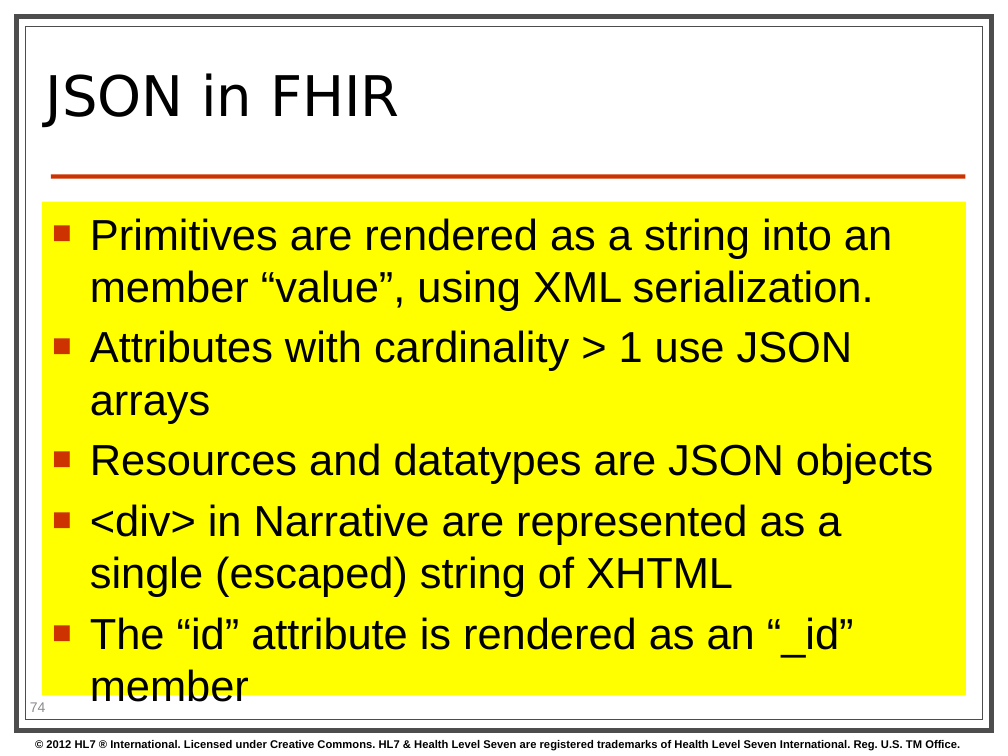
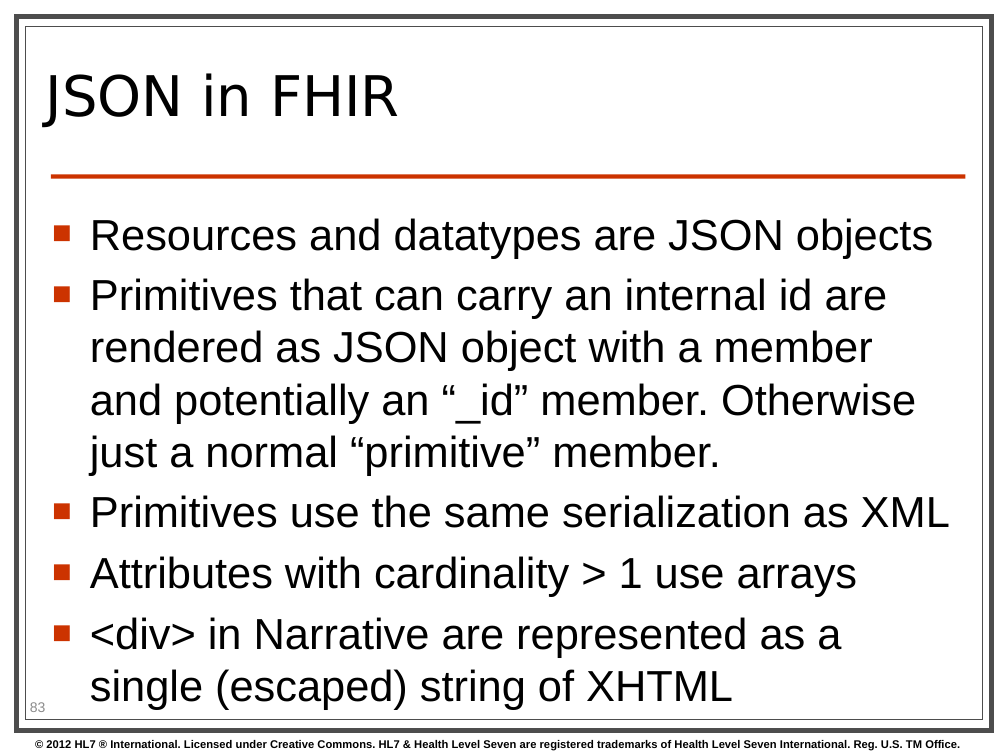
Before and after one commit to vista-novo/fhir, a slide deck: slide 83 of presentations/2013-01 Tutorials/201301 - Phoenix - FhirForDevelopersWGMTutorial.pptx (slide 74 before the commit). Drawn at 1008x756 pixels with LibreOffice and Linux fonts; fonts in the diff are those of the drawing; background and template pictures are left out. Boxes give left, top, right and bottom in pixels: in the first picture for what was removed or moved away, otherwise in the second. Text is boxed around its words. In the diff, an @@ line names an element or a change of style, - is before the commit and + after.

```diff
--- a/presentations/2013-01 Tutorials/201301 - Phoenix - FhirForDevelopersWGMTutorial.pptx
+++ b/presentations/2013-01 Tutorials/201301 - Phoenix - FhirForDevelopersWGMTutorial.pptx
@@ text "Resources and datatypes are JSON ...": place and size @@
-text "Resources and datatypes are JSON ..." at [42, 202, 967, 696]
+text "Resources and datatypes are JSON ..." at [90, 218, 950, 709]
@@ text "Resources and datatypes are JSON ..." at [90, 218, 950, 709]: fill #FFFF00 to none @@
@@ text at [90, 218, 892, 423]: paragraphs removed @@
-■ Primitives are rendered as a string into an member “value”, using XML serialization.
-■ Attributes with cardinality > 1 use JSON arrays
@@ text at [90, 278, 950, 596]: paragraphs added @@
+■ Primitives that can carry an internal id are rendered as JSON object with a member and potentially an “_id” member. Otherwise just a normal “primitive” member.
+■ Primitives use the same serialization as XML
+■ Attributes with cardinality > 1 use arrays
@@ text at [90, 617, 854, 709]: paragraph removed @@
-■ The “id” attribute is rendered as an “_id” member
@@ page number at [30, 702, 46, 712]: text changed @@
-74
+83
```
Also in this commit, not shown: 9 other slides changed, 3 slides added, 2 slides removed.
